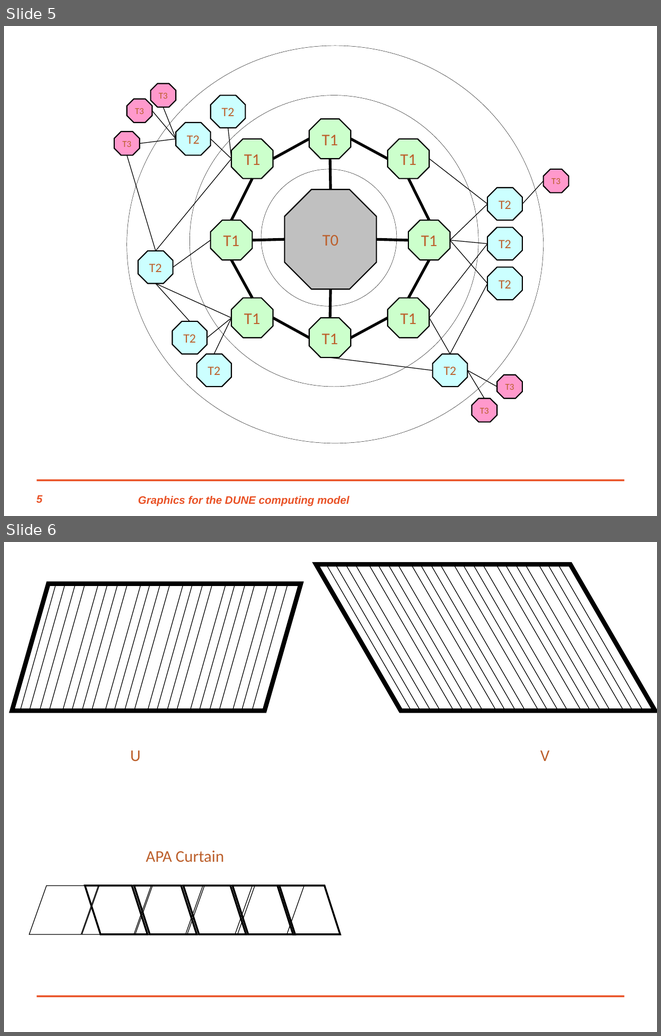
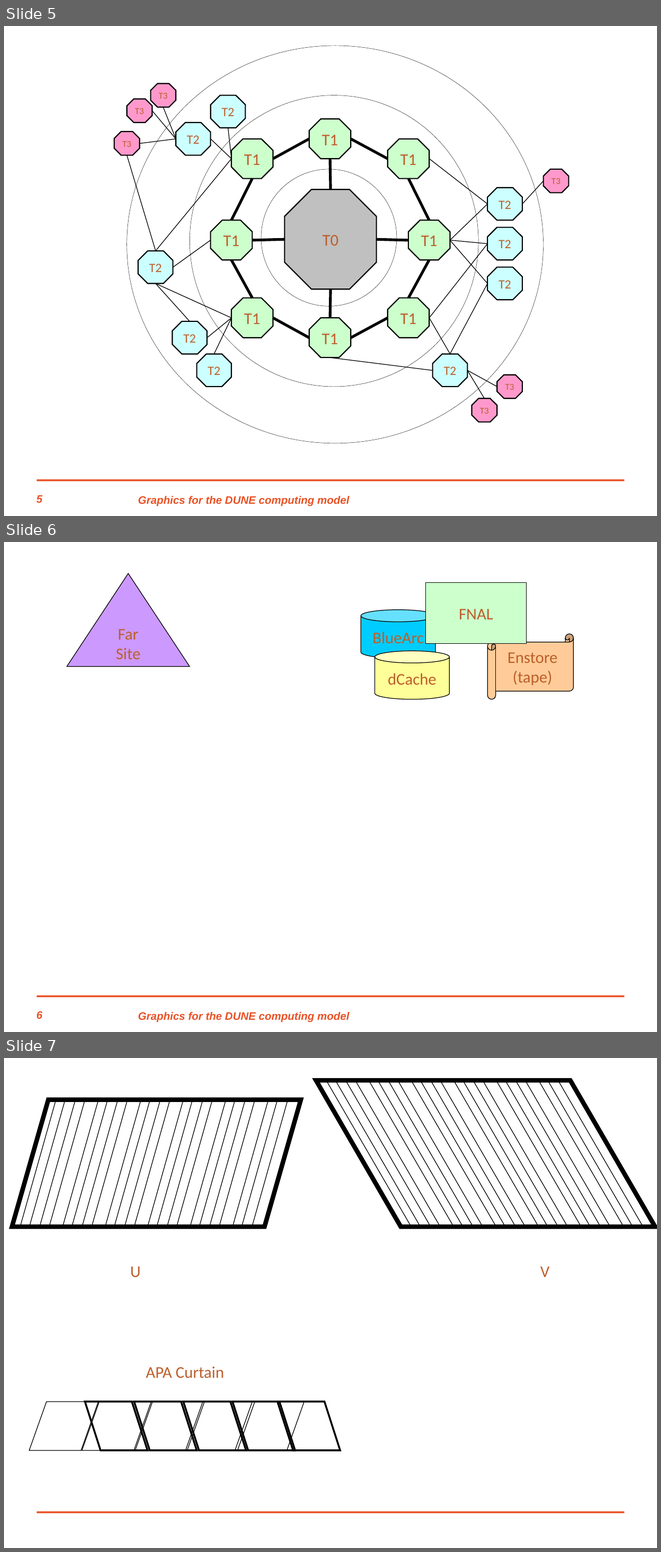
Before and after one commit to DUNE/dune-computing-model, a slide deck: DUNE-cm-graphics.ppt. Shown one above the other, each under a label of ours: slides 5 and 6 before the commit, slides 5, 6 and 7 after it. The pictures are 661x1036 and 661x1552 pixels, drawn with LibreOffice and Linux fonts; fonts in the diff are those of the drawing; background and template pictures are left out. Boxes give left, top, right and bottom in pixels: in the first picture for what was removed or moved away, otherwise in the second. Text is boxed around its words. In the diff, an @@ line names an element or a change of style, - is before the commit and + after.

```diff
--- a/DUNE-cm-graphics.ppt
+++ b/DUNE-cm-graphics.ppt
@@ slide 6 added at (x1=4, y1=542, x2=657, y2=1032), background #FFFFFF; not listed: 1 template element that a slide beside it also shows @@
@@ triangle added at (x1=67, y1=573, x2=190, y2=667), fill #CC99FF, outline #000000 0.74 pt, 18 pt, text #BC5F2B @@
+Far
+Site
@@ rectangle added at (x1=426, y1=582, x2=527, y2=643), fill #CCFFCC, outline #000000 0.74 pt, 18 pt, text #BC5F2B @@
+FNAL
@@ cylinder added at (x1=361, y1=610, x2=435, y2=658), fill #00CCFF, outline #000000 0.74 pt, 18 pt, text #BC5F2B @@
+BlueArc
@@ horizontal scroll added at (x1=487, y1=634, x2=573, y2=699), fill #FFCC99, outline #000000 0.74 pt, 18 pt, text #BC5F2B @@
+Enstore
+(tape)
@@ cylinder added at (x1=375, y1=651, x2=449, y2=699), fill #FFFF99, outline #000000 0.74 pt, 18 pt, text #BC5F2B @@
+dCache
@@ page number added at (x1=36, y1=1011, x2=42, y2=1018), 12 pt, text #E95125, bold, italic @@
+6
@@ text added at (x1=138, y1=1012, x2=349, y2=1022), 12 pt, text #E95125, bold, italic @@
+Graphics for the DUNE computing model
@@ what was slide 6 is now slide 7 @@
```
Also in this commit, not shown: 2 other files.
